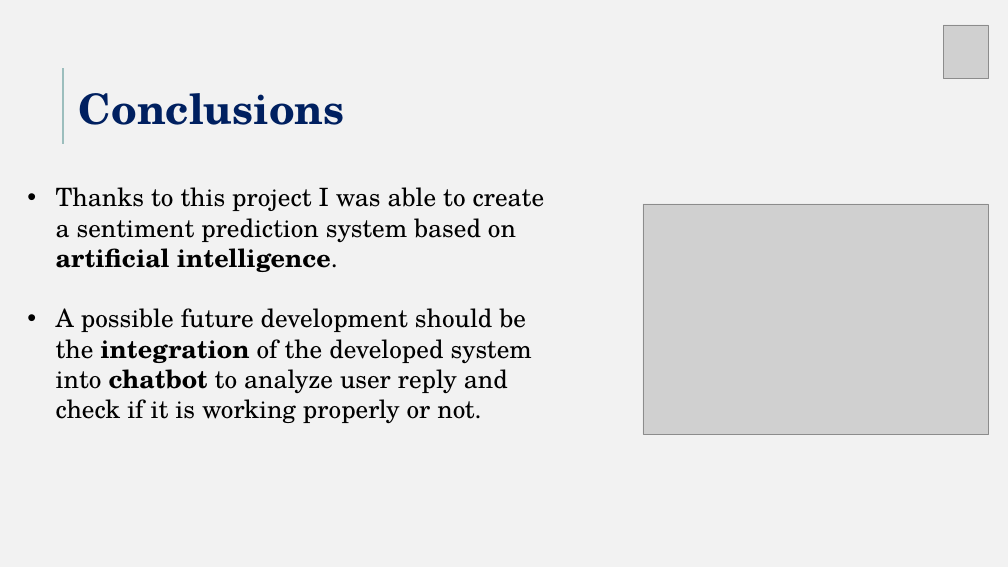
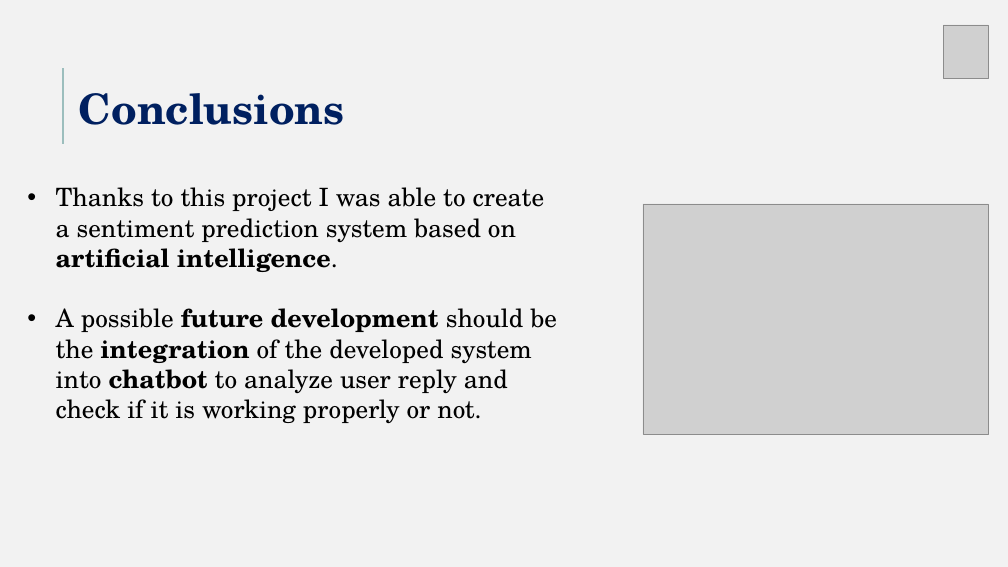
Before and after one commit to Matteoa99/ProgettoDA, a slide deck: slide 13 of DA_project.pptx. Drawn at 1008x567 pixels with LibreOffice and Linux fonts; fonts in the diff are those of the drawing; grey boxes stand for pictures. Boxes give left, top, right and bottom in pixels: in the first picture for what was removed or moved away, otherwise in the second. Text is boxed around its words. In the diff, an @@ line names an element or a change of style, - is before the commit and + after.

```diff
--- a/DA_project.pptx
+++ b/DA_project.pptx
@@ text at box(56, 308, 557, 423): bold on in "future development" @@
```
Also in this commit, not shown: 8 other slides changed, 2 other files.
